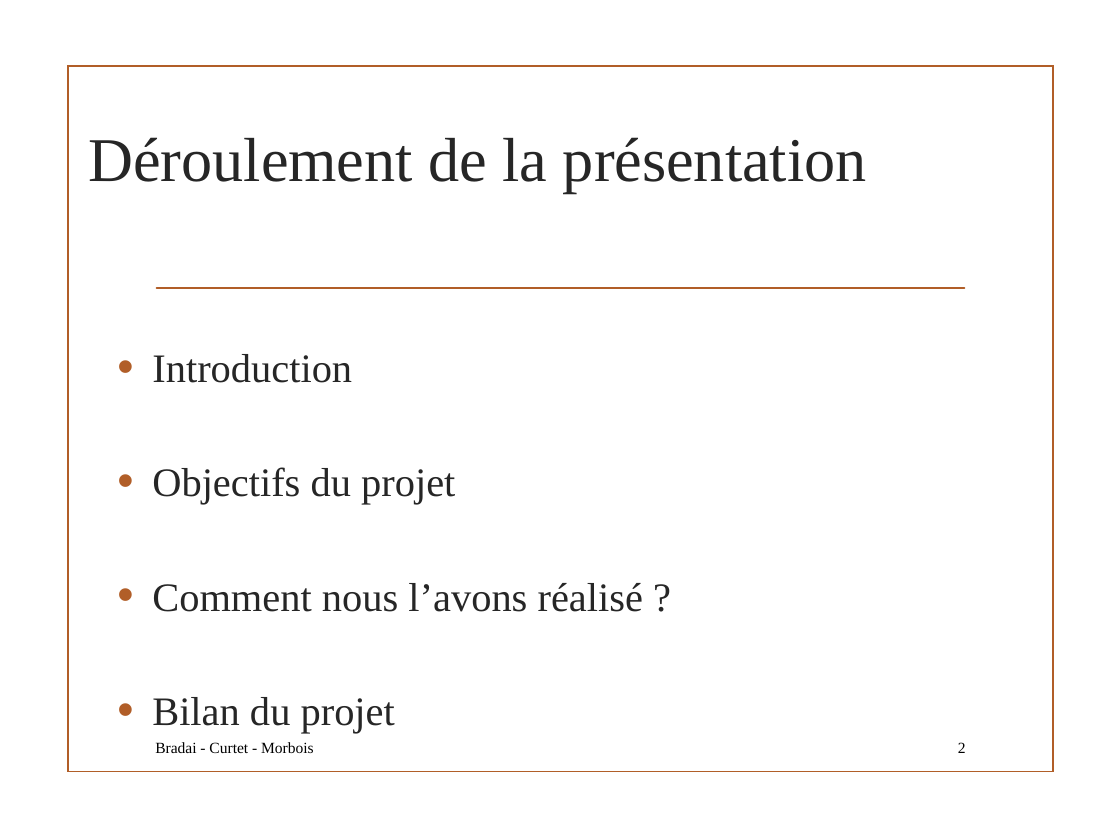
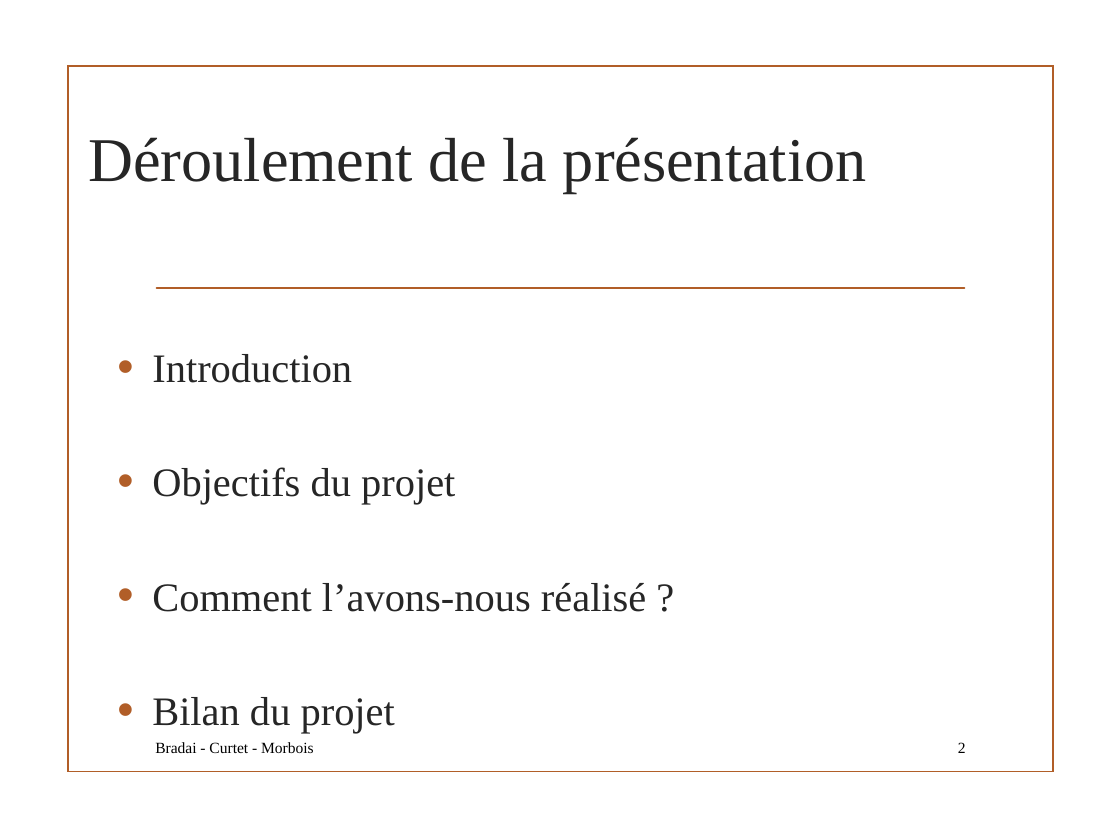
Before and after one commit to haithambradai/archi-velo, a slide deck: slide 2 of Projet ArchiWeb.pptx. Drawn at 1120x840 pixels with LibreOffice and Linux fonts; fonts in the diff are those of the drawing; background and template pictures are left out. Boxes give left, top, right and bottom in pixels: in the first picture for what was removed or moved away, otherwise in the second. Text is boxed around its words. In the diff, an @@ line names an element or a change of style, - is before the commit and + after.

```diff
--- a/Projet ArchiWeb.pptx
+++ b/Projet ArchiWeb.pptx
@@ text at (x1=152, y1=583, x2=646, y2=612): text changed @@
-• Comment nous l’avons réalisé ?
+• Comment l’avons-nous réalisé ?
```
Also in this commit, not shown: 3 other slides changed.
